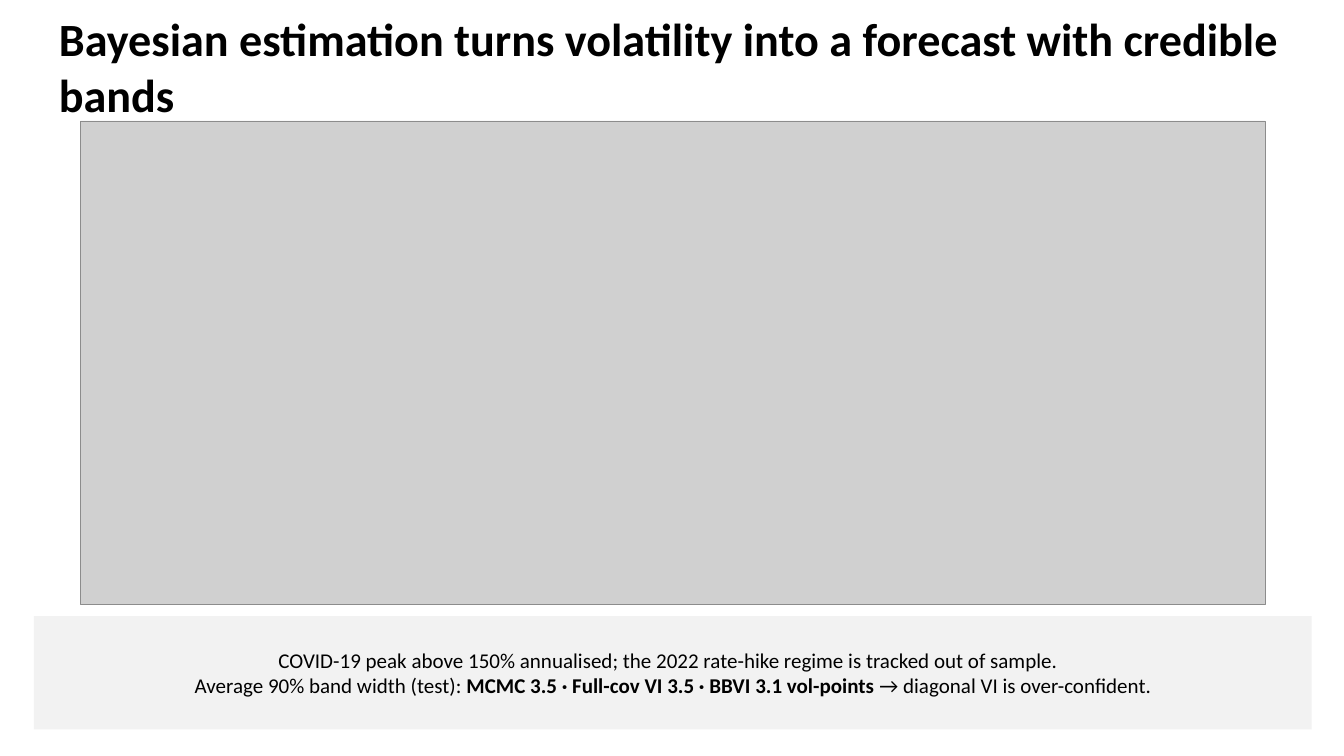
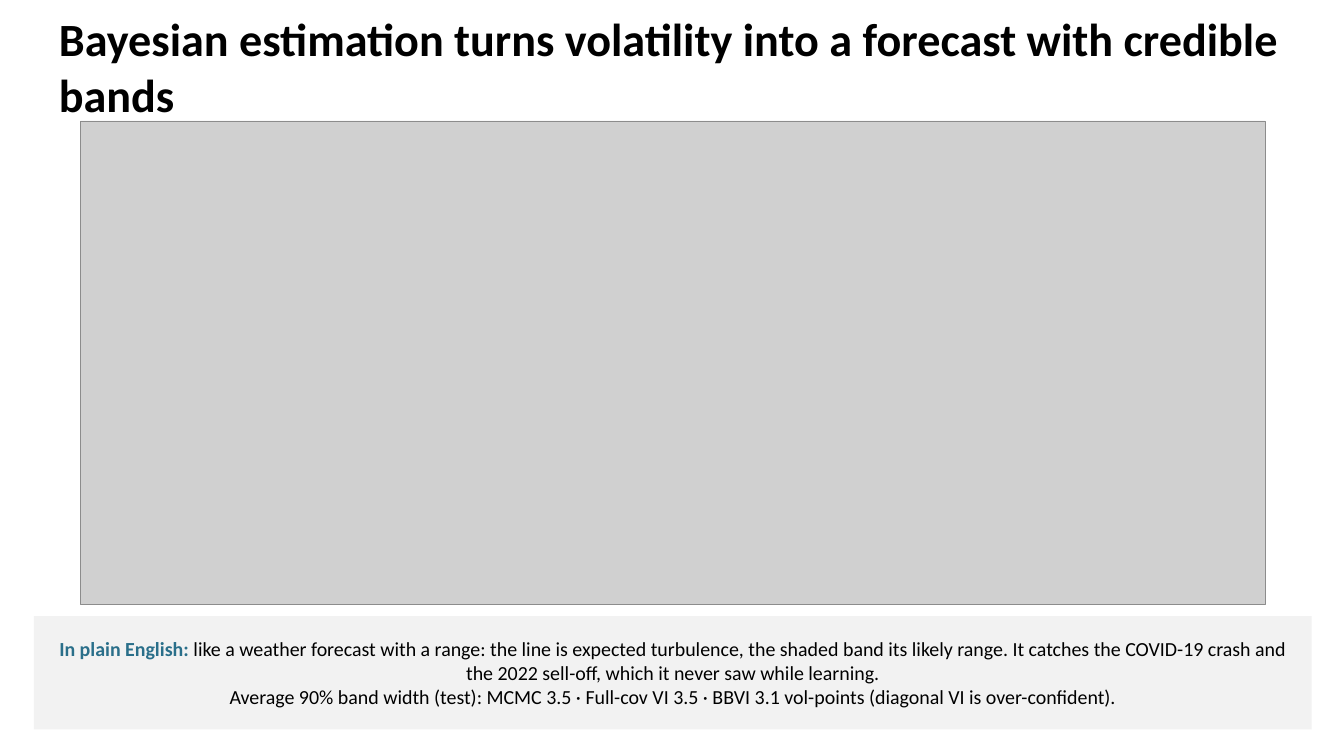
Before and after one commit to SGhuman123/Fordham-Time-Series-Econometrics, a slide deck: slide 12 of slides/Scalable_Bayesian_Volatility.pptx (slide 11 before the commit). Drawn at 1344x756 pixels with LibreOffice and Linux fonts; fonts in the diff are those of the drawing; grey boxes stand for pictures. Boxes give left, top, right and bottom in pixels: in the first picture for what was removed or moved away, otherwise in the second. Text is boxed around its words. In the diff, an @@ line names an element or a change of style, - is before the commit and + after.

```diff
--- a/slides/Scalable_Bayesian_Volatility.pptx
+++ b/slides/Scalable_Bayesian_Volatility.pptx
@@ text at [59,642,1285,708]: text changed; size 20 to 19 pt @@
-COVID-19 peak above 150% annualised; the 2022 rate-hike regime is tracked out of sample.
-Average 90% band width (test): MCMC 3.5 · Full-cov VI 3.5 · BBVI 3.1 vol-points → diagonal VI is over-confident.
+In plain English: like a weather forecast with a range: the line is expected turbulence, the shaded band its likely range. It catches the COVID-19 crash and the 2022 sell-off, which it never saw while learning.
+Average 90% band width (test): MCMC 3.5 · Full-cov VI 3.5 · BBVI 3.1 vol-points (diagonal VI is over-confident).
```
Also in this commit, not shown: 10 other slides changed, 2 slides added, 7 other files.
